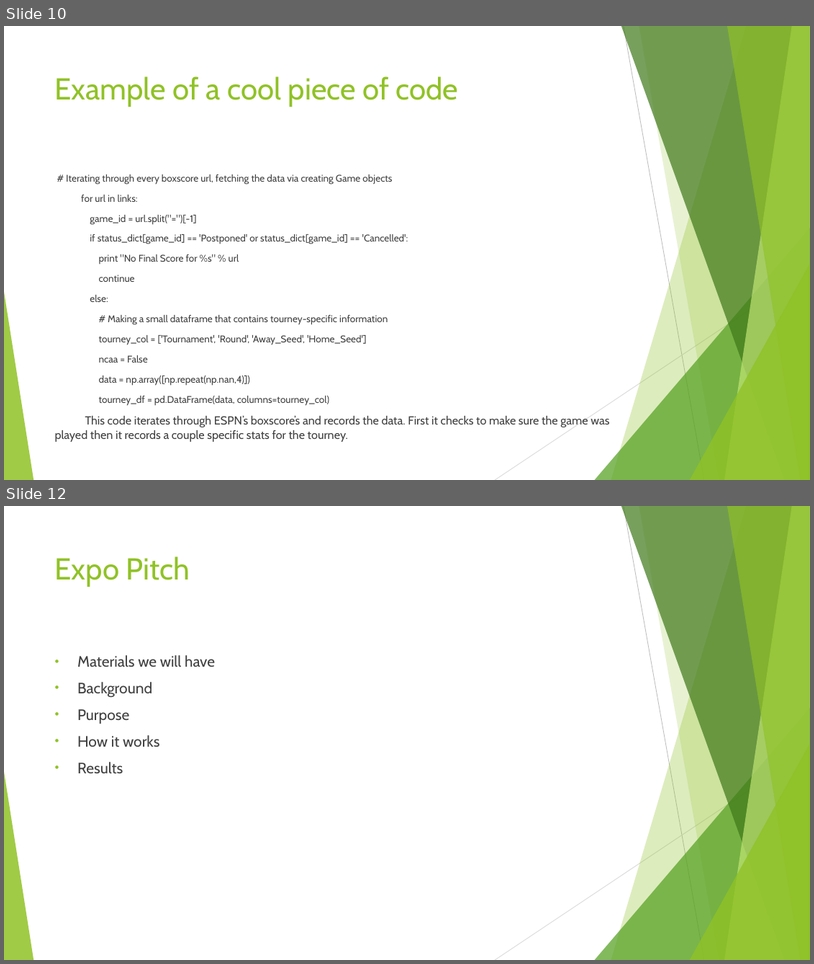
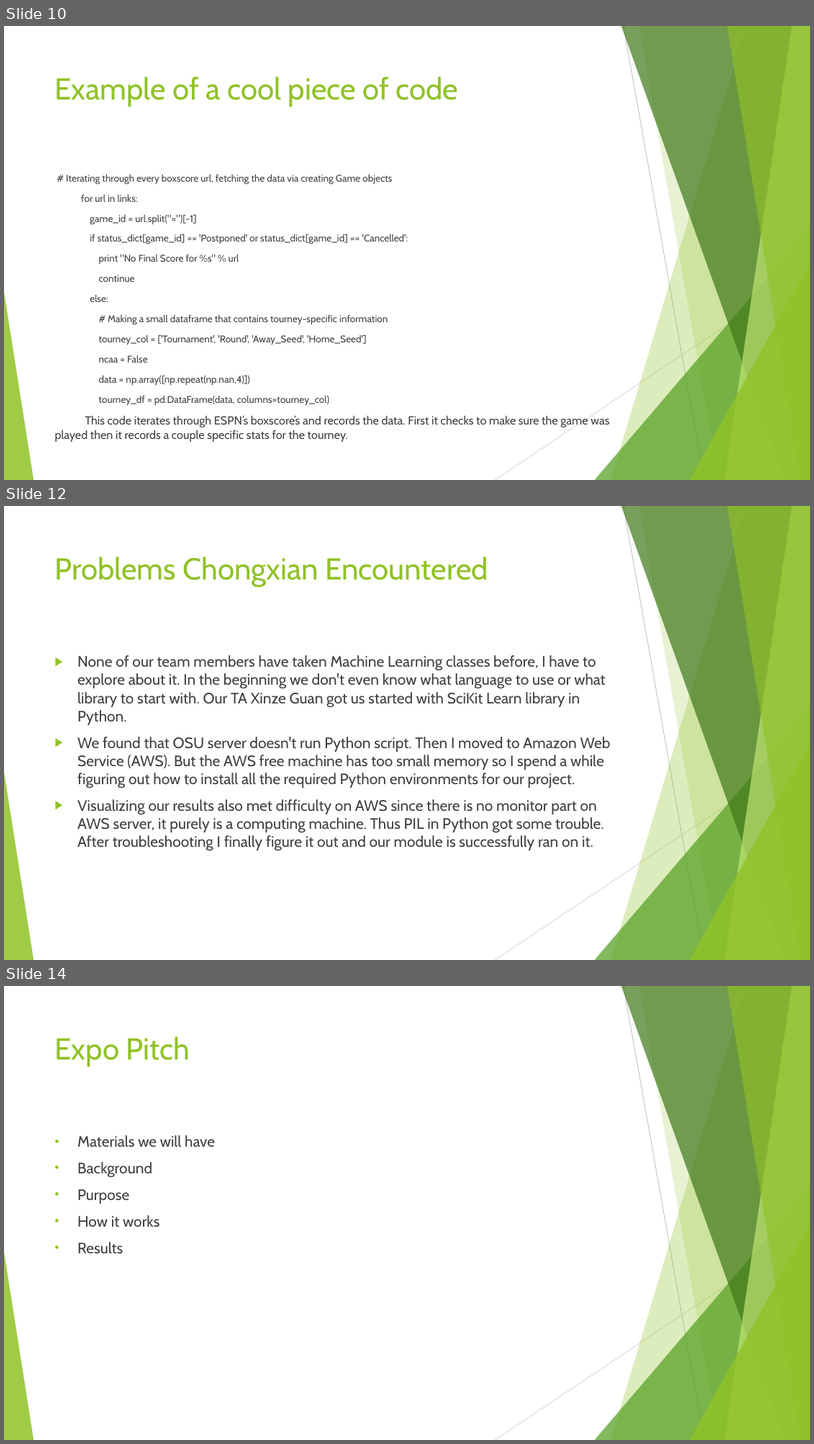
Before and after one commit to AlexDCraig/senior-capstone-project, a slide deck: SpringTermProgressReport/SpringProgressReportSlides.pptx. Shown one above the other, each under a label of ours: slides 10 and 12 before the commit, slides 10, 12 and 14 after it; the slides between them are not shown. The pictures are 814x964 and 814x1444 pixels, drawn with LibreOffice and Linux fonts; fonts in the diff are those of the drawing. Boxes give left, top, right and bottom in pixels: in the first picture for what was removed or moved away, otherwise in the second. Text is boxed around its words. In the diff, an @@ line names an element or a change of style, - is before the commit and + after.

Commit message:
Chongxian's slides

```diff
--- a/SpringTermProgressReport/SpringProgressReportSlides.pptx
+++ b/SpringTermProgressReport/SpringProgressReportSlides.pptx
@@ slide 12 added at (4,506,810,960), background #FFFFFF; not listed: 10 template elements that a slide beside it also shows @@
@@ title added at (55,556,489,587), 36 pt, text #90C226 @@
+Problems Chongxian Encountered
@@ text added at (77,655,611,851), 18 pt, text #404040 @@
+▶ None of our team members have taken Machine Learning classes before, I have to explore about it. In the beginning we don't even know what language to use or what library to start with. Our TA Xinze Guan got us started with SciKit Learn library in Python.
+▶ We found that OSU server doesn't run Python script. Then I moved to Amazon Web Service (AWS). But the AWS free machine has too small memory so I spend a while figuring out how to install all the required Python environments for our project.
+▶ Visualizing our results also met difficulty on AWS since there is no monitor part on AWS server, it purely is a computing machine. Thus PIL in Python got some trouble. After troubleshooting I finally figure it out and our module is successfully ran on it.
@@ what was slide 12 is now slide 14 @@
```
Also in this commit, not shown: 1 slide changed, 1 other slide added, 1 other file.
